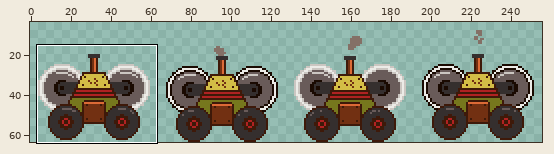
A sprite sheet gets an edit: El Charquito/Assets/0_Sprites/Enemies/Enemy1.png. The picture above shows the old version from afar; the outline marks the close-up.
Close-up. The starting point:
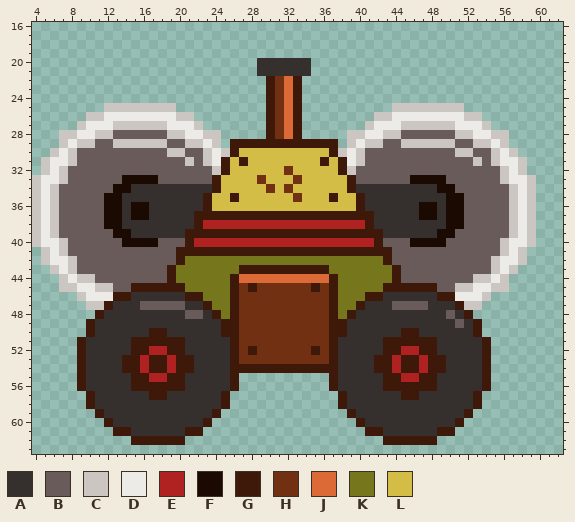
The file is 256x64 pixels. Shown: x 4..62, y 16..63. The wide view leaves out empty margins. The commit also changed other parts of the picture, which this record leaves out.
Palette (. is transparent): A #352f2e  B #695b59  C #cbc6c1  D #ecebe7  E #b02222  F #1a0a01  G #3e1909  H #723012  J #dc6a36  K #76771d  L #d3bd46
And afterwards:
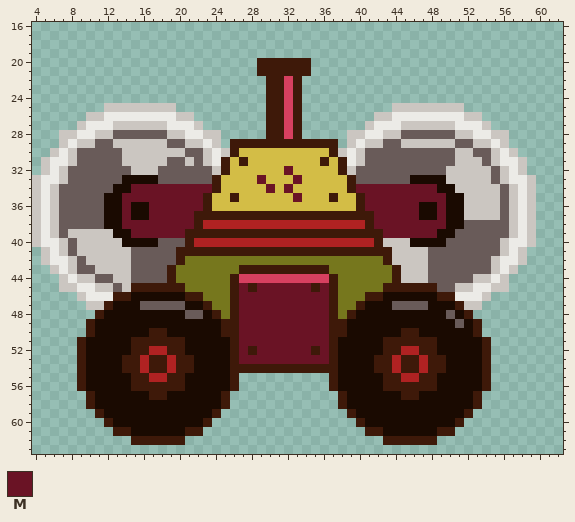
Colours new in this view: M #6a1325
Difference:
colour J: #dc6a36 -> #d74060
Changed rows in their new state; - is a pixel that keeps its letter.
first column x 8:
20 ---------------------GGGGGG---------------------
21 ---------------------GGGGGG---------------------
22 -----------------------G------------------------
23 -----------------------G------------------------
24 -----------------------G------------------------
25 -----------------------G------------------------
26 -----------------------G------------------------
27 -----------------------G------------------------
28 -----------------------G------------------------
30 ------CCCCC-------------------------------------
31 ------CCCCC--------------------------------CC---
32 -------CCC--------------M-----------------CCCCC-
33 ---------------------M---M----------------CCCCC-
34 -------MMMMMMMMM------M-M-------MMMMMMMMM--CCCCC
35 ------MMMMMMMMM----------M-------MMMMMMMMM--CCCC
36 ------M--MMMMMM------------------MMMMMM--M--CCCC
37 ------M--MMMMM--------------------MMMMM--M--CCCC
38 ------MMMMMMMM--------------------MMMMMMMM------
39 CCCCC--MMMMMM----------------------MMMMMM-------
40 -CCCCC-----------------------------CCC----------
41 -CCCCCC-----------------------------CCCC--------
42 --CCCCC-----------------------------CCCC--------
43 ---CCCC------------------------------CCC--------
44 -----CC------------------------------CCC--------
45 ------C------------M-MMMMMM-M-------------------
46 -------FFFFFF------MMMMMMMMMM------FFFFFF-------
47 -----FFF-----FF----MMMMMMMMMM----FFF----FFF-----
48 ----FFFFFFFFF--F---MMMMMMMMMM---FFFFFFFFFF-F----
49 ---FFFFFFFFFFFFFF--MMMMMMMMMM--FFFFFFFFFFFF-F---
50 ---FFFFFF--FFFFFF--MMMMMMMMMM--FFFFFF--FFFFFF---
51 --FFFFF------FFFFF-MMMMMMMMMM-FFFFF------FFFFF--
52 --FFFFF------FFFFF-M-MMMMMM-M-FFFFF------FFFFF--
53 --FFFF--------FFFF-MMMMMMMMMM-FFFF--------FFFF--
54 --FFFF--------FFFF------------FFFF--------FFFF--
55 --FFFFF------FFFFF------------FFFFF------FFFFF--
56 --FFFFF------FFFFF------------FFFFF------FFFFF--
57 ---FFFFFF--FFFFFF--------------FFFFFF--FFFFFF---
58 ---FFFFFFFFFFFFFF--------------FFFFFFFFFFFFFF---
59 ----FFFFFFFFFFFF----------------FFFFFFFFFFFF----
60 -----FFFFFFFFFF------------------FFFFFFFFFF-----
61 -------FFFFFF----------------------FFFFFF-------
